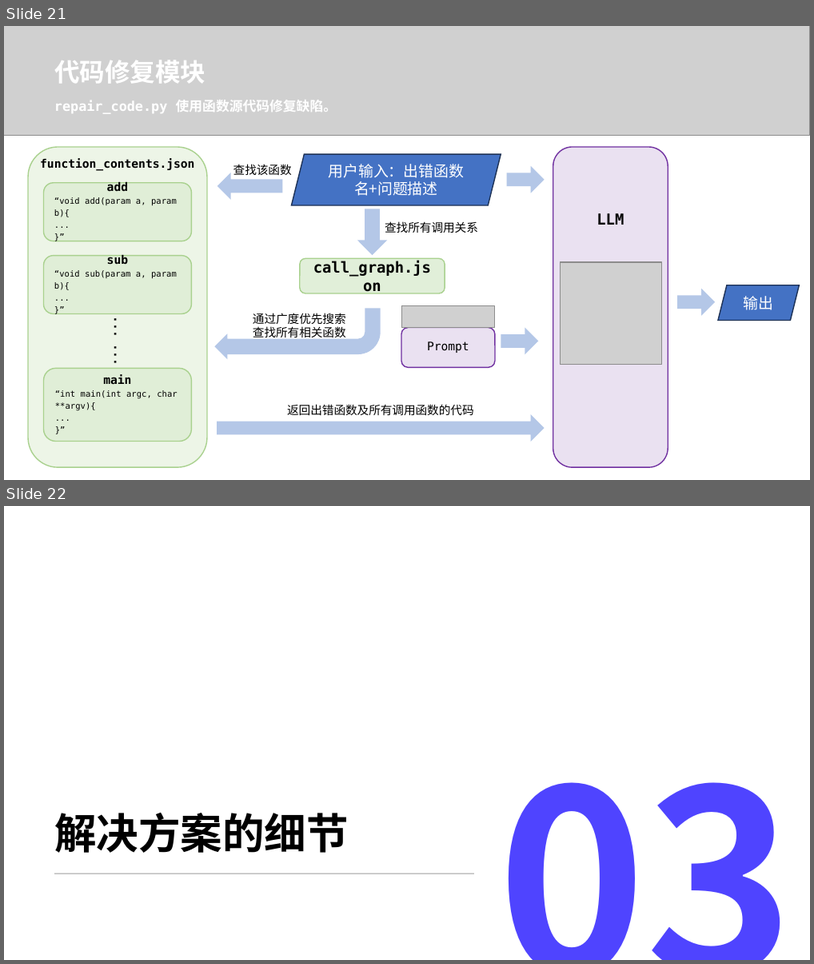
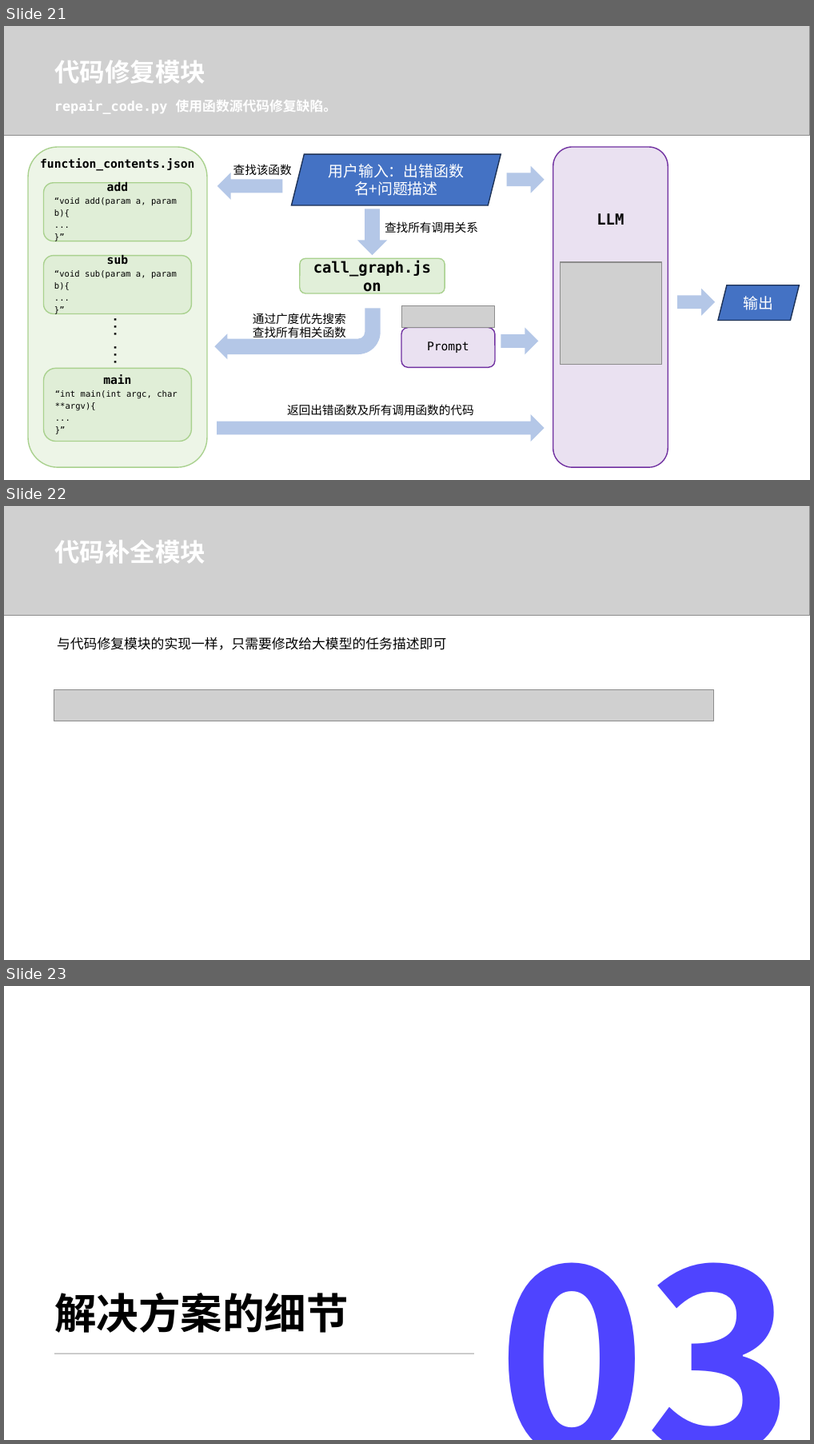
Before and after one commit to Zhenyu-Bo/Code-Assistant, a slide deck: report/LLM辅助的程序缺陷检测与修复.pptx. Shown one above the other, each under a label of ours: slides 21 and 22 before the commit, slides 21, 22 and 23 after it. The pictures are 814x964 and 814x1444 pixels, drawn with LibreOffice and Linux fonts; fonts in the diff are those of the drawing; grey boxes stand for pictures; background and template pictures are left out. Boxes give left, top, right and bottom in pixels: in the first picture for what was removed or moved away, otherwise in the second. Text is boxed around its words. In the diff, an @@ line names an element or a change of style, - is before the commit and + after.

Commit message:
add code complete module

```diff
--- a/report/LLM辅助的程序缺陷检测与修复.pptx
+++ b/report/LLM辅助的程序缺陷检测与修复.pptx
@@ slide 22 added at (x1=4, y1=506, x2=810, y2=960), background #FFFFFF @@
@@ picture added at (x1=4, y1=506, x2=810, y2=615) @@
@@ text added at (x1=54, y1=540, x2=206, y2=563), 22.5 pt, text #FFFFFF, bold @@
+代码补全模块
@@ text added at (x1=57, y1=637, x2=446, y2=650), 12 pt, text #000000 @@
+与代码修复模块的实现一样，只需要修改给大模型的任务描述即可
@@ picture added at (x1=54, y1=689, x2=714, y2=720) @@
@@ what was slide 22 is now slide 23 @@
```
